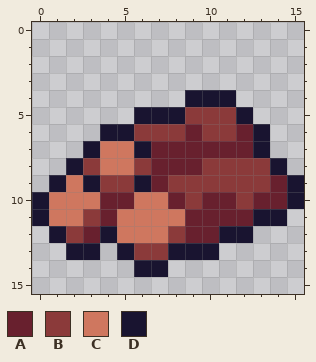
Edited in one commit: pixel-art sprite (World/Objects/Forage/Wood.png). Above: the version before the commit.
The file is 16x16 pixels.
Palette (. is transparent): A #68202e  B #8b3a3a  C #cf775f  D #191430
Pixels before, first column x 0:
 4 .........DDD....
 5 ......DDDBBBD...
 6 ....DDBBBABBAD..
 7 ...DCCDAAAAAAD..
 8 ..DBCCBAAABBBBD.
 9 .DCDBBDABBBBBBAD
10 DCCCAACCABAABAAD
11 DCCBACCCCAAAADD.
12 .DBADCCCBAADD...
13 ..DD.DBBDDD.....
14 ......DD........
Once edited:
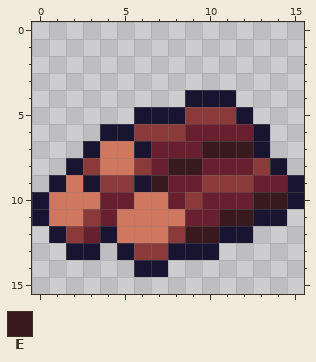
Colours new in this view: E #381a1e
Difference:
{"y":6,"x":10,"old":"BB","new":"AA"}
{"y":7,"x":10,"old":"AAA","new":"EEE"}
{"y":8,"x":8,"old":"AABBB","new":"EEAAA"}
{"y":9,"x":7,"old":"ABB","new":"EAA"}
{"y":9,"x":13,"old":"B","new":"A"}
{"y":10,"x":12,"old":"BAA","new":"AEE"}
{"y":11,"x":11,"old":"AA","new":"EE"}
{"y":12,"x":9,"old":"AA","new":"EE"}
{"label":"changed","picture_box":[151,124,287,243]}
